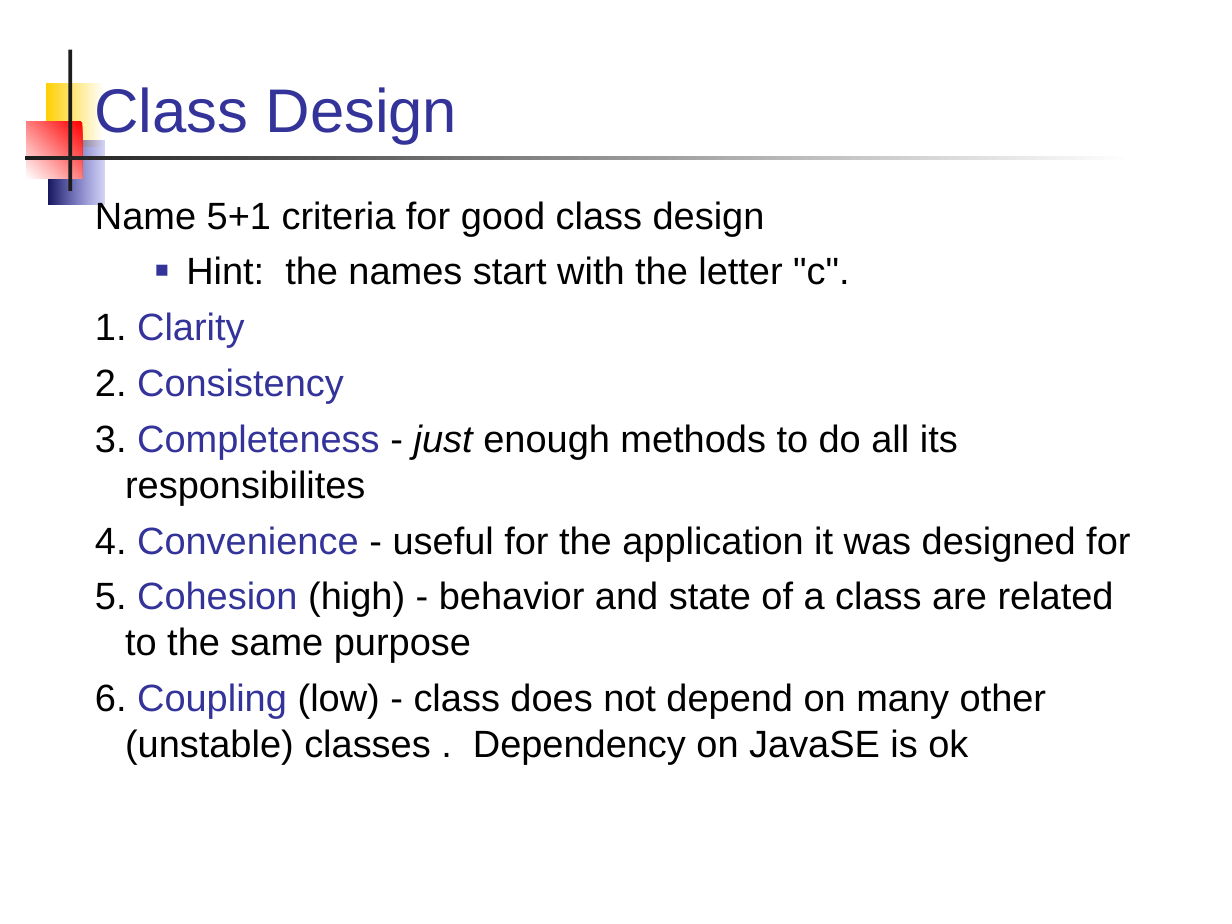
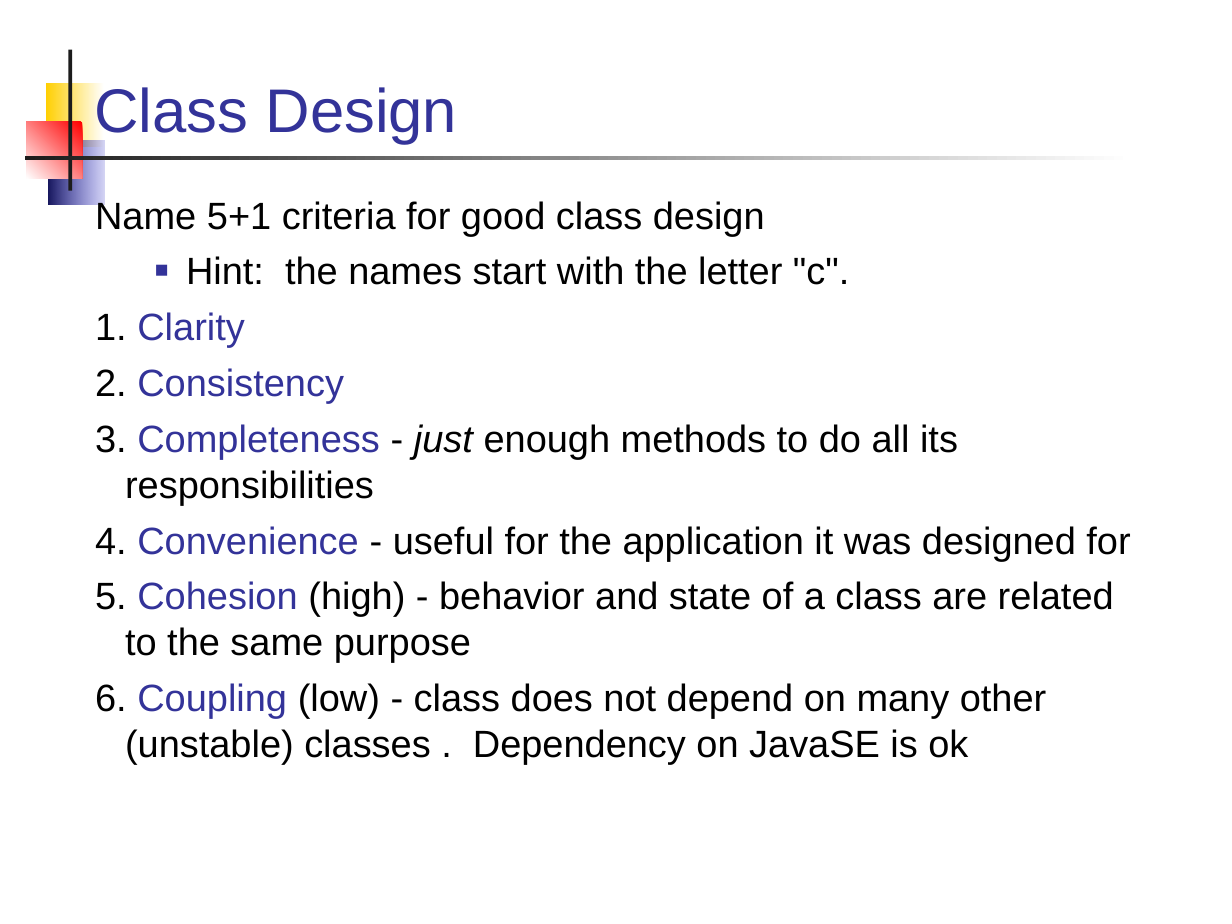
Before and after one commit to skeoop/skeoop.github.io, a slide deck: slide 34 of week3/R1-Review-OO-Concepts.ppt. Drawn at 1232x924 pixels with LibreOffice and Linux fonts; fonts in the diff are those of the drawing. Boxes give left, top, right and bottom in pixels: in the first picture for what was removed or moved away, otherwise in the second. Text is boxed around its words. In the diff, an @@ line names an element or a change of style, - is before the commit and + after.

```diff
--- a/week3/R1-Review-OO-Concepts.ppt
+++ b/week3/R1-Review-OO-Concepts.ppt
@@ text at [95, 424, 958, 505]: text changed @@
-3. Completeness - just enough methods to do all its responsibilites
+3. Completeness - just enough methods to do all its responsibilities
```
Also in this commit, not shown: 4 other slides changed, 5 other files.
